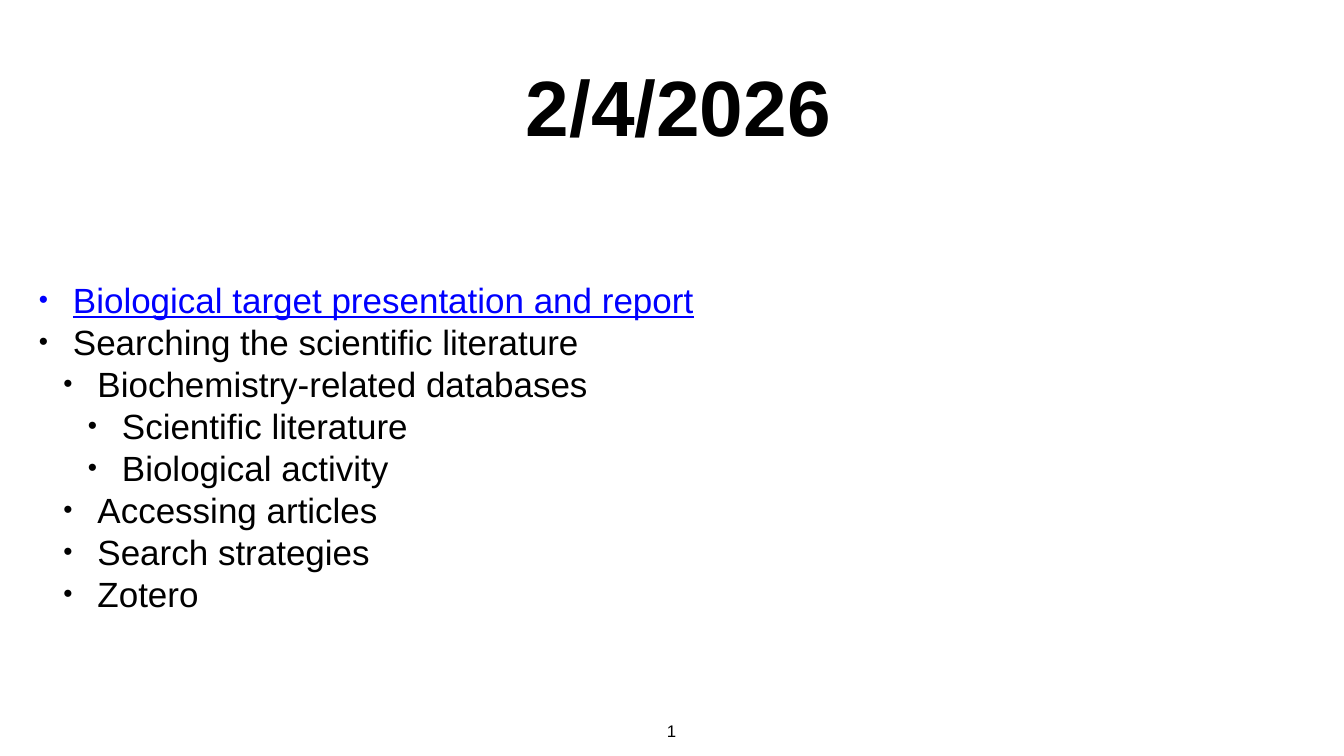
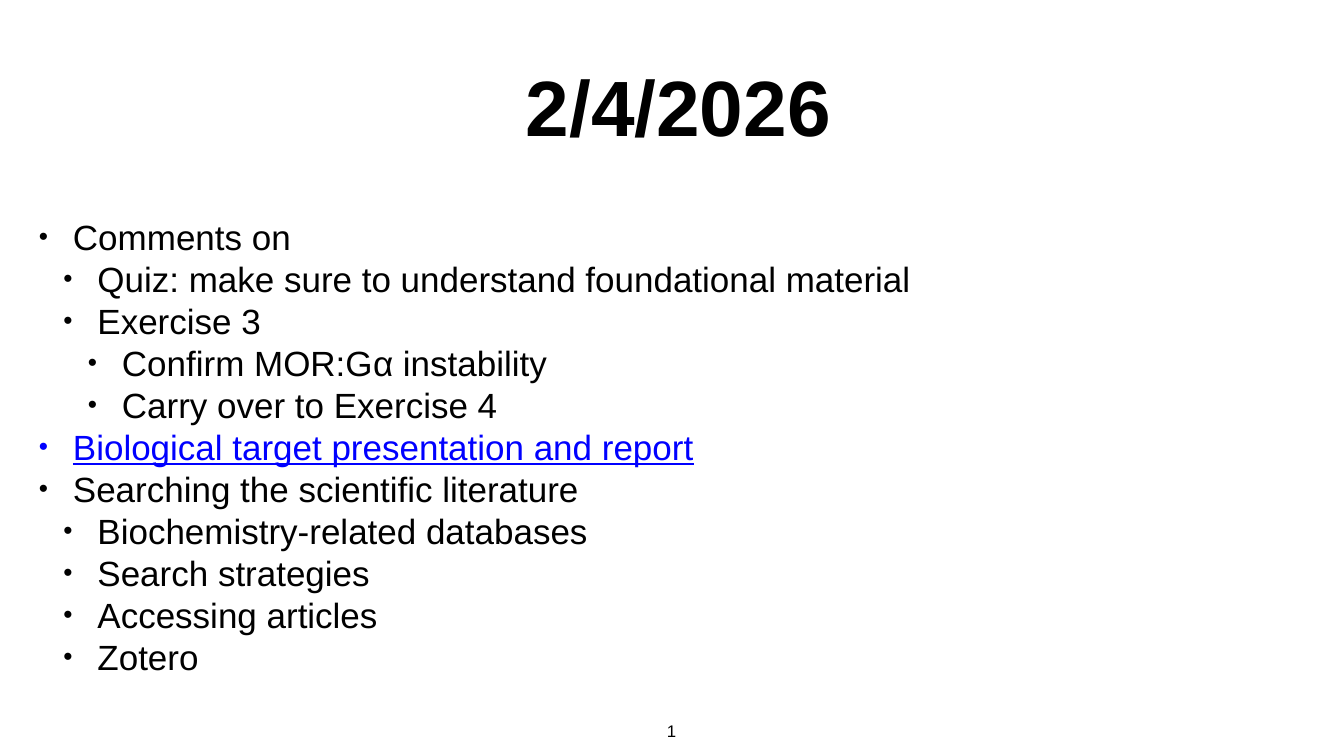
Before and after one commit to anirudhatalmale6-alt/Chem456-2026S, a slide deck: slide 1 of slides/0204-Scientific_Literature.pptx. Drawn at 1344x756 pixels with LibreOffice and Linux fonts; fonts in the diff are those of the drawing. Boxes give left, top, right and bottom in pixels: in the first picture for what was removed or moved away, otherwise in the second. Text is boxed around its words. In the diff, an @@ line names an element or a change of style, - is before the commit and + after.

```diff
--- a/slides/0204-Scientific_Literature.pptx
+++ b/slides/0204-Scientific_Literature.pptx
@@ text at [73, 225, 910, 425]: paragraphs added @@
+• Comments on
+  • Quiz: make sure to understand foundational material
+  • Exercise 3
+    • Confirm MOR:Gα instability
+    • Carry over to Exercise 4
@@ text at [97, 539, 370, 572]: paragraph removed @@
-  • Search strategies
@@ text at [97, 560, 370, 593]: text changed @@
-    • Scientific literature
-    • Biological activity
+  • Search strategies
```
Also in this commit, not shown: 4 other files.
